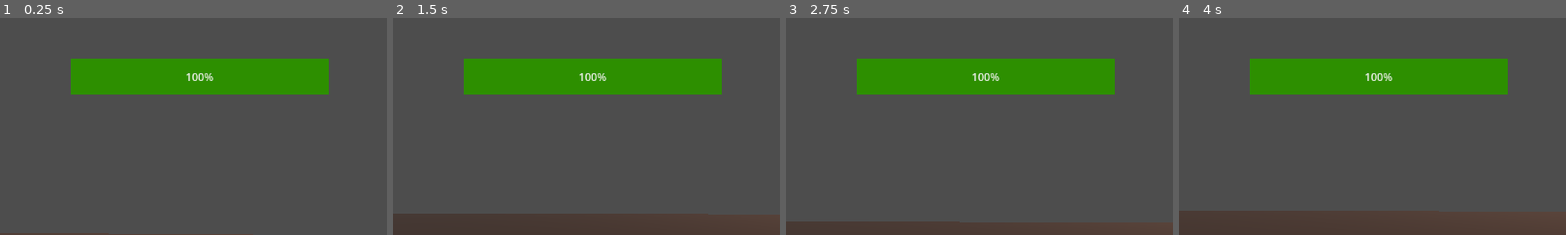
Above: before the commit, frames 1-4 (left to right).
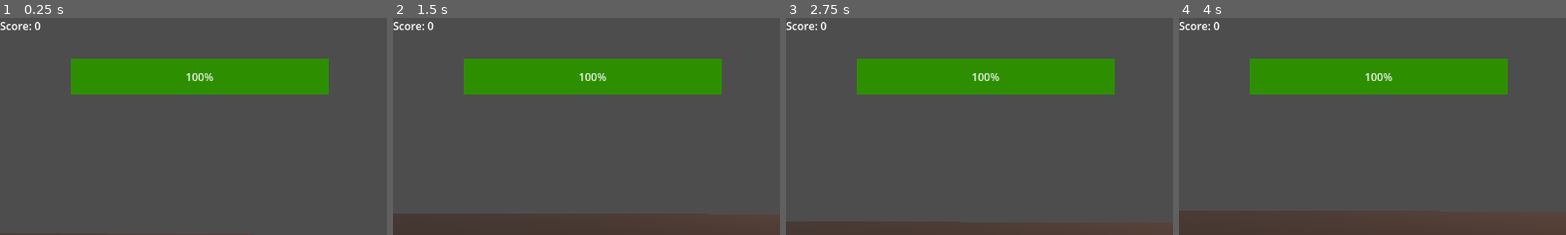
Above: after the commit, the same moments.

Repository: shellyw8542/AngelaL-ShellyW-Freedom
Game: Godot game, scene res://node_3d.tscn
Two runs of this game, one before a commit and one after it. Both use one fixed random seed, a clock stepped at 60 frames per second and the inputs below.
Inputs (mouse positions are % of the whole screen's width and height, from its top left):
- Up to frame 1 (0.25 s): no input
- Up to frame 2 (1.5 s): tap Enter (ui_accept) at 0.5, 0.77 s; move the mouse to (72, 45) at 0.52 s; hold Right (ui_right) 0.53-1.28 s; click (72, 45) at 0.6 s; move the mouse to (45, 50) at 1.27 s; hold Up (ui_up) from 1.28 s (still down); tap Shift (sprint) at 1.35 s
- Up to frame 3 (2.75 s): keep holding Up (ui_up); tap Enter (ui_accept) at 1.52 s; move the mouse to (52, 48) at 2.02 s; click (52, 48) at 2.1 s
- Up to frame 4 (4 s): keep holding Up (ui_up); move the mouse to (49, 52) at 2.77 s; tap Shift (sprint) at 2.85 s; click (49, 52) at 2.92 s; tap Enter (ui_accept) at 3.02, 3.77 s; move the mouse to (57, 51) at 3.52 s; click (57, 51) at 3.6 s
The pictures show only the part of the screen within x 0-50%, y 0-50%; the shares and areas given below are measured in that part.

The runs differ from the first frame. In frame 1, 0.2% of the frame differs, in the area x 0-11%, y 1-6%; in frame 2, 0.2%; in frame 3, 0.2%; in frame 4, 0.2%.

Commit message:
pushing scoreboard/spawning

Diff:
--- /dev/null
+++ b/ScoreManager.gd
@@ -0,0 +1,7 @@
+extends Node
+
+var score: int = 0
+
+func add_score(amount: int):
+	score += amount
+	print("Score: ", score)
--- /dev/null
+++ b/canvas_layer_2.gd
@@ -0,0 +1,6 @@
+extends CanvasLayer
+
+@onready var score_label = $ScoreLabel
+
+func _process(_delta):
+	score_label.text = "Score: " + str(ScoreManager.score)
--- a/enemy.gd
+++ b/enemy.gd
@@ -37,4 +37,5 @@
 	health -= damage
 	print("Enemy HP:", health)
 	if health <= 0:
+		ScoreManager.add_score(1)
 		queue_free()  # <- makes it so that the enemy is gone from the game
--- /dev/null
+++ b/enemySpawner.tscn
@@ -0,0 +1,12 @@
+[gd_scene load_steps=2 format=3 uid="uid://xh4gg4w8ynqa"]
+
+[ext_resource type="Script" path="res://enemy_spawner.gd" id="1_ymhiv"]
+
+[node name="EnemySpawner" type="Node3D"]
+script = ExtResource("1_ymhiv")
+
+[node name="Timer" type="Timer" parent="."]
+wait_time = 3.0
+autostart = true
+
+[connection signal="timeout" from="Timer" to="." method="_on_timer_timeout"]
--- /dev/null
+++ b/enemy_spawner.gd
@@ -0,0 +1,15 @@
+extends Node3D
+
+@onready var spawn_timer = $Timer
+const ENEMY = preload("res://enemy.tscn")
+
+func _on_timer_timeout() -> void:
+	var newEnemy = ENEMY.instantiate()
+	get_parent().add_child(newEnemy)
+
+	var random_offset = Vector3(
+		randf_range(-5, 5),
+		0,
+		randf_range(-5, 5)
+	)
+	newEnemy.global_position = global_position + random_offset
--- a/node_3d.tscn
+++ b/node_3d.tscn
@@ -1,8 +1,10 @@
-[gd_scene load_steps=8 format=3 uid="uid://b5m4h8fdgai5d"]
+[gd_scene load_steps=10 format=3 uid="uid://b5m4h8fdgai5d"]
 
 [ext_resource type="Script" path="res://node_3d.gd" id="1_7546e"]
 [ext_resource type="PackedScene" uid="uid://bs72ogkvdd7d6" path="res://Additions/brackeys-proto-controller-main/brackeys-proto-controller-main/proto_controller/proto_controller.tscn" id="1_pjmad"]
 [ext_resource type="PackedScene" uid="uid://bb4o3wodt3ros" path="res://enemy.tscn" id="3_exsc0"]
+[ext_resource type="PackedScene" uid="uid://xh4gg4w8ynqa" path="res://enemySpawner.tscn" id="4_osyys"]
+[ext_resource type="Script" path="res://canvas_layer_2.gd" id="5_2x0af"]
 
 [sub_resource type="NavigationMesh" id="NavigationMesh_si2u7"]
 vertices = PackedVector3Array(-337.569, -195.363, 589.111, 616.931, -32.3627, 342.611, 338.181, 189.387, -590.889, -616.319, 26.3873, -344.389)
@@ -67,4 +69,15 @@
 wait_time = 0.1
 one_shot = true
 
+[node name="EnemySpawner" parent="." instance=ExtResource("4_osyys")]
+
+[node name="CanvasLayer2" type="CanvasLayer" parent="."]
+script = ExtResource("5_2x0af")
+
+[node name="ScoreLabel" type="Label" parent="CanvasLayer2"]
+offset_right = 40.0
+offset_bottom = 23.0
+text = "Score:
+"
+
 [connection signal="timeout" from="Timer" to="Enemy" method="_on_timer_timeout"]
--- a/project.godot
+++ b/project.godot
@@ -14,6 +14,10 @@
 run/main_scene="res://node_3d.tscn"
 config/features=PackedStringArray("4.3", "Forward Plus")
 config/icon="res://icon.svg"
+
+[autoload]
+
+ScoreManager="*res://ScoreManager.gd"
 
 [input]
 
